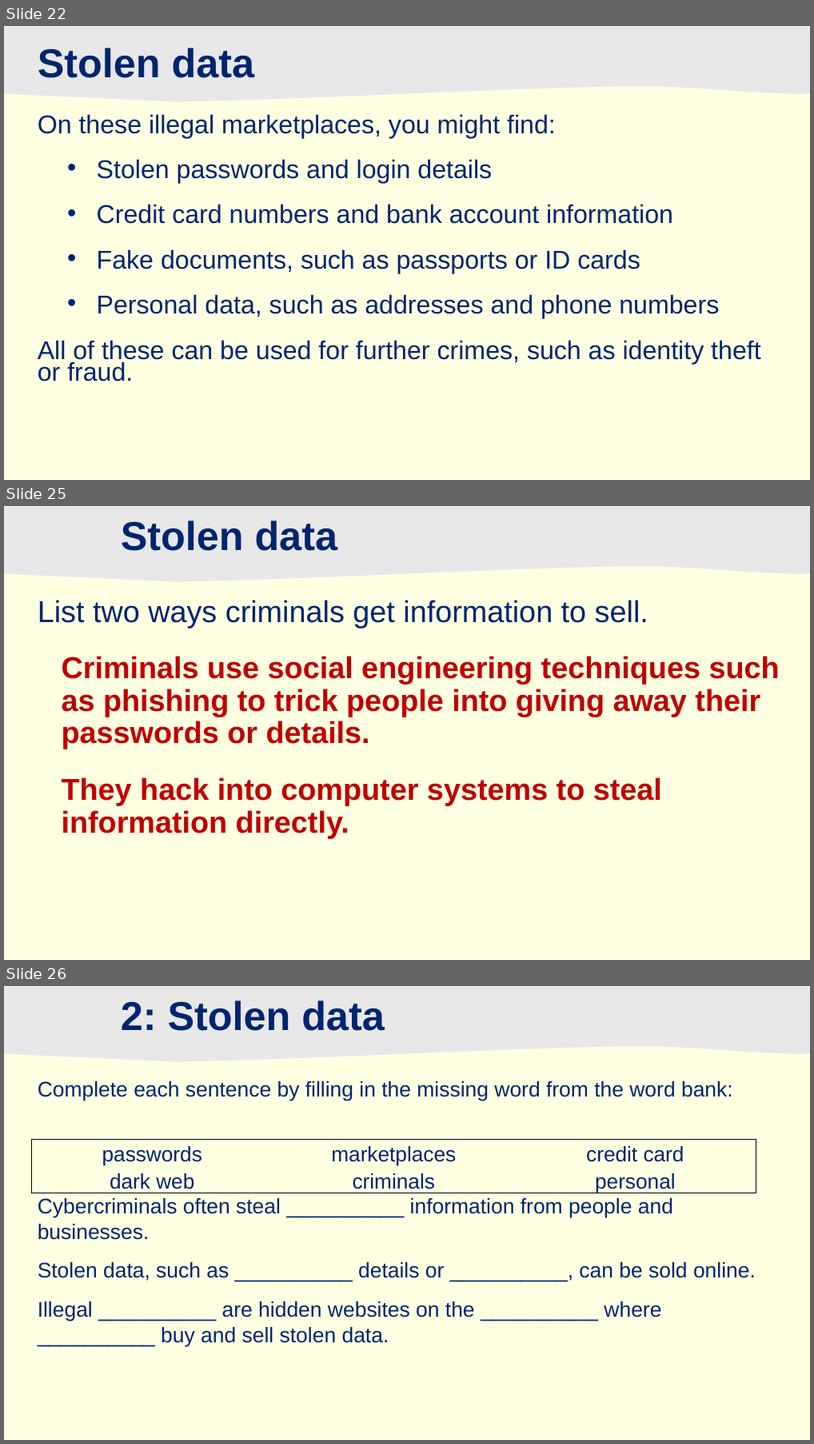
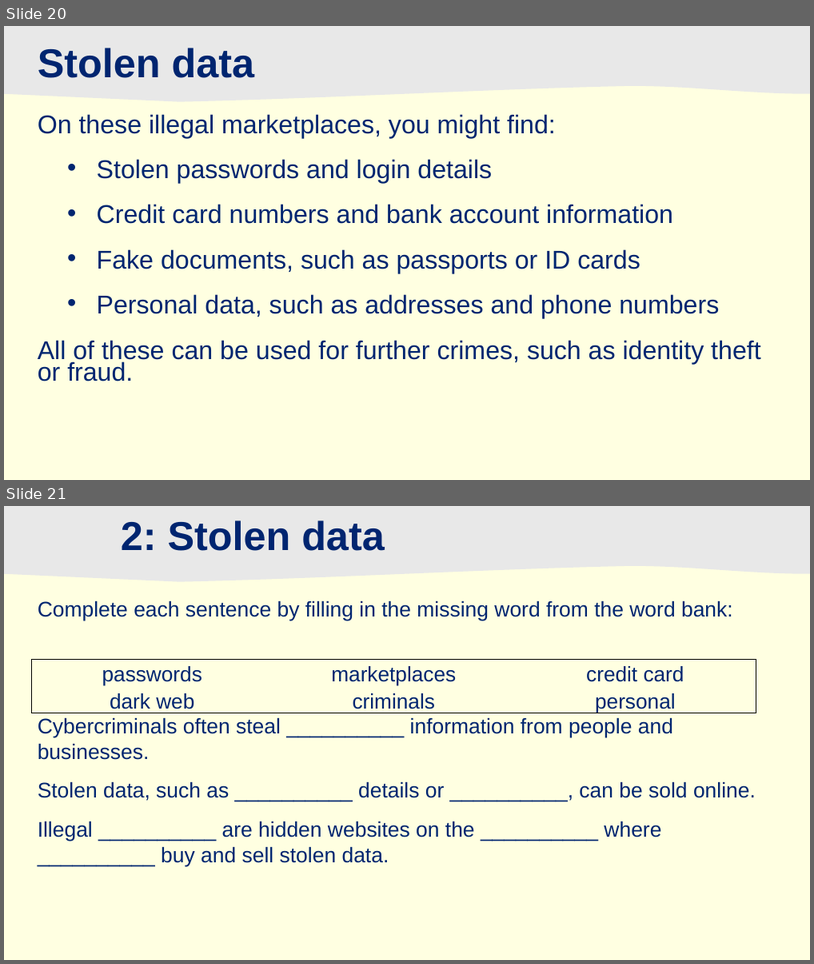
Before and after one commit to JFinnTeacher/TY-Introduction-to-Coding-with-Python, a slide deck: Lesson 05 - Understanding Cyber Threats/05_Cyber_Threats.pptx. Shown one above the other, each under a label of ours: slides 22, 25 and 26 before the commit, slides 20 and 21 after it; the slides between them are not shown. The pictures are 814x1444 and 814x964 pixels, drawn with LibreOffice and Linux fonts; fonts in the diff are those of the drawing; background and template pictures are left out. Boxes give left, top, right and bottom in pixels: in the first picture for what was removed or moved away, otherwise in the second. Text is boxed around its words. In the diff, an @@ line names an element or a change of style, - is before the commit and + after.

```diff
--- a/Lesson 05 - Understanding Cyber Threats/05_Cyber_Threats.pptx
+++ b/Lesson 05 - Understanding Cyber Threats/05_Cyber_Threats.pptx
@@ slide 25 removed at (x1=4, y1=506, x2=810, y2=960), background #FFFFE1; not listed: 1 template element that a slide beside it also shows @@
@@ title removed at (x1=121, y1=520, x2=338, y2=551) @@
-Stolen data
@@ text removed at (x1=38, y1=600, x2=780, y2=838) @@
-List two ways criminals get information to sell.
-Criminals use social engineering techniques such as phishing to trick people into giving away their passwords or details.
-They hack into computer systems to steal information directly.
@@ what was slide 22 is now slide 20 @@
@@ what was slide 26 is now slide 21 @@
```
Also in this commit, not shown: 1 slide changed, 6 other slides removed, 9 other files.
